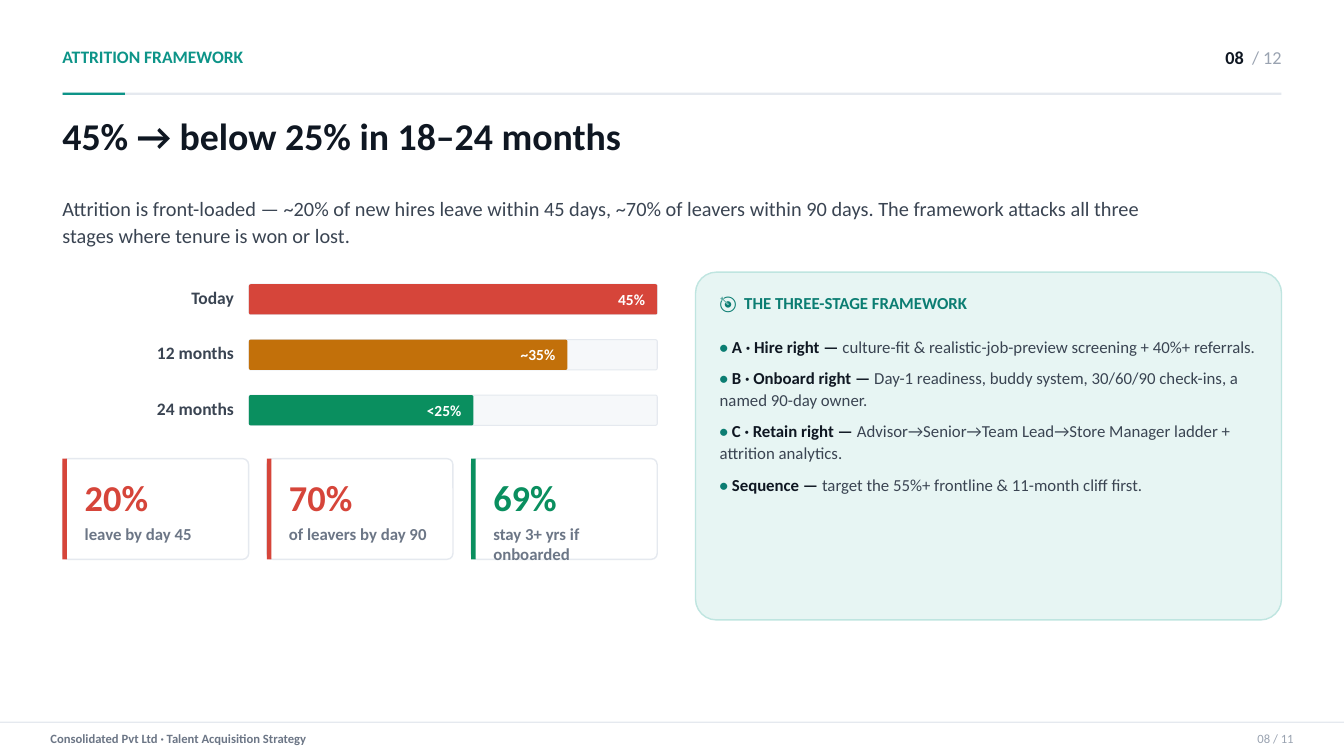
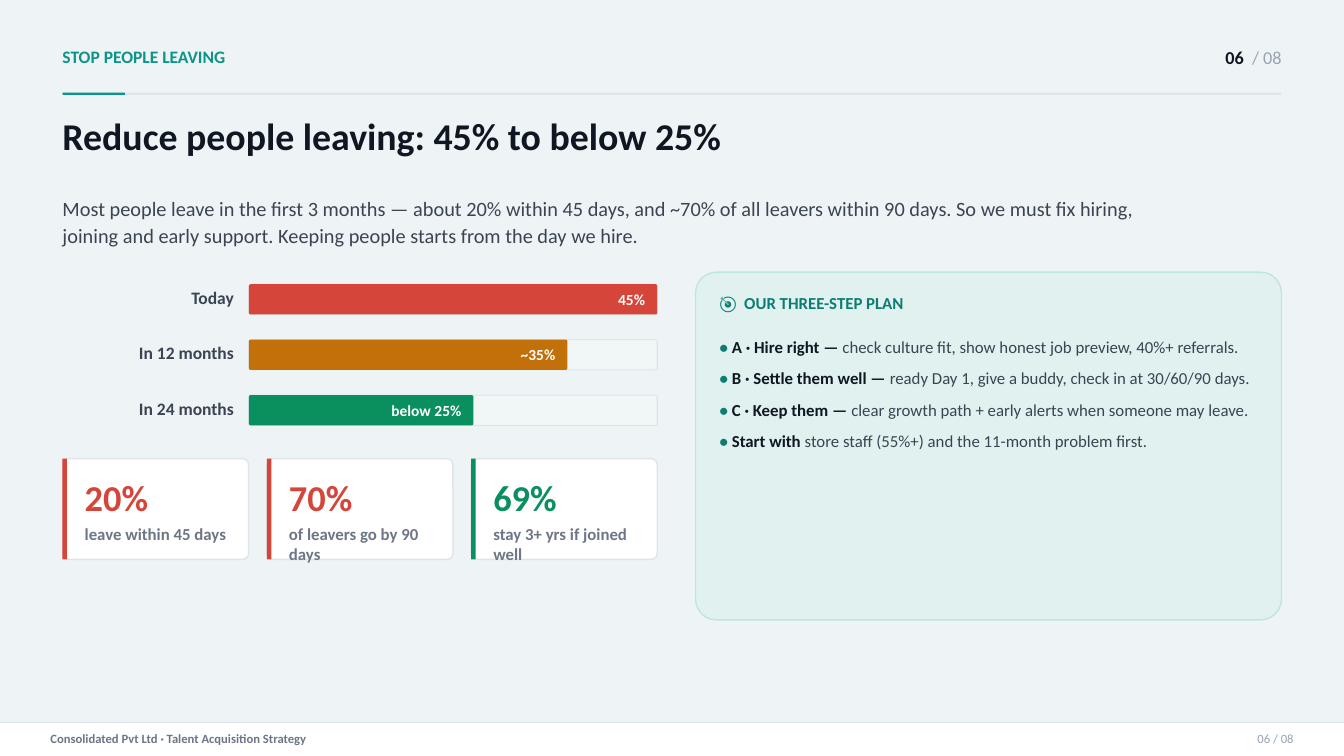
Before and after one commit to mi2arun/ta-strategy-consolidated, a slide deck: slide 7 of TA-Strategy.pptx (slide 9 before the commit). Drawn at 1344x756 pixels with LibreOffice and Linux fonts; fonts in the diff are those of the drawing. Boxes give left, top, right and bottom in pixels: in the first picture for what was removed or moved away, otherwise in the second. Text is boxed around its words. In the diff, an @@ line names an element or a change of style, - is before the commit and + after.

```diff
--- a/TA-Strategy.pptx
+++ b/TA-Strategy.pptx
@@ rectangle added at (0,0,1344,756), fill #EEF4F5 @@
@@ text at (62,51,225,63): text changed @@
-ATTRITION FRAMEWORK
+STOP PEOPLE LEAVING
@@ text at (1225,51,1281,64): text changed @@
-08 / 12
+06 / 08
@@ rectangle at (63,93,1281,95): fill #E5E9EF to #DDE4EA @@
@@ text at (62,123,721,157): text changed @@
-45% → below 25% in 18–24 months
+Reduce people leaving: 45% to below 25%
@@ text at (62,202,1133,247): text changed @@
-Attrition is front-loaded — ~20% of new hires leave within 45 days, ~70% of leavers within 90 days. The framework attacks all three stages where tenure is won or lost.
+Most people leave in the first 3 months — about 20% within 45 days, and ~70% of all leavers within 90 days. So we must fix hiring, joining and early support. Keeping people starts from the day we hire.
@@ rounded rectangle at (696,272,1281,620): fill #E7F5F3 to #E0F1EF @@
@@ text at (744,298,903,309): text changed @@
-🎯 THE THREE-STAGE FRAMEWORK
+🎯 OUR THREE-STEP PLAN
@@ text at (139,346,234,359): text changed @@
-12 months
+In 12 months
@@ text at (732,341,1250,450): text changed @@
-• A · Hire right — culture-fit & realistic-job-preview screening + 40%+ referrals.
-• B · Onboard right — Day-1 readiness, buddy system, 30/60/90 check-ins, a named 90-day owner.
-• C · Retain right — Advisor→Senior→Team Lead→Store Manager ladder + attrition analytics.
-• Sequence — target the 55%+ frontline & 11-month cliff first.
+• A · Hire right — check culture fit, show honest job preview, 40%+ referrals.
+• B · Settle them well — ready Day 1, give a buddy, check in at 30/60/90 days.
+• C · Keep them — clear growth path + early alerts when someone may leave.
+• Start with store staff (55%+) and the 11-month problem first.
@@ text at (139,402,234,415): text changed @@
-24 months
+In 24 months
@@ fill #F6F8FA to #F1F6F7; outline #E5E9EF 0.75 pt to #DDE4EA 0.75 pt in 3 elements at (249,284,657,315), (249,340,657,370), (249,395,657,425) @@
@@ text at (391,405,461,416): text changed @@
-<25%
+below 25%
@@ outline #E5E9EF 1 pt to #DDE4EA 1 pt in 3 elements at (63,459,249,560), (267,459,454,560), (471,459,657,560) @@
@@ text at (85,528,226,543): text changed @@
-leave by day 45
+leave within 45 days
@@ text at (289,528,418,563): text changed @@
-of leavers by day 90
+of leavers go by 90 days
@@ text at (493,528,627,560): text changed @@
-stay 3+ yrs if onboarded
+stay 3+ yrs if joined well
@@ rectangle at (0,722,1344,723): fill #E5E9EF to #DDE4EA @@
@@ text at (1257,734,1294,743): text changed @@
-08 / 11
+06 / 08
```
Also in this commit, not shown: 8 other slides changed, 1 slide added, 3 slides removed, 3 other files.
